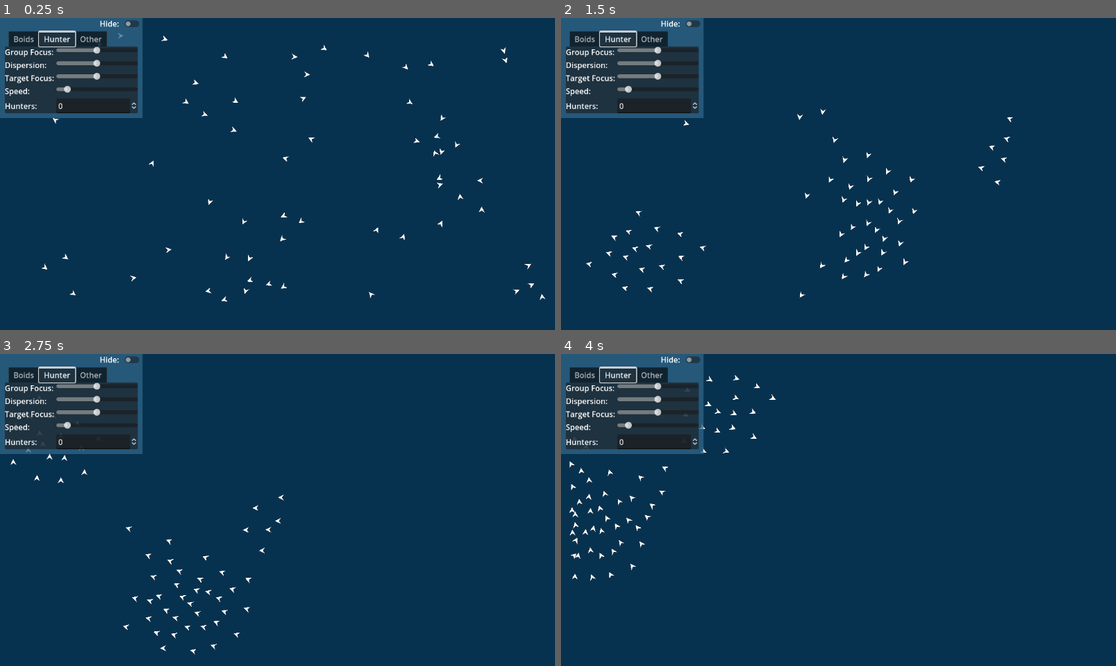
Above: before the commit, frames 1-4 (two rows, left to right).
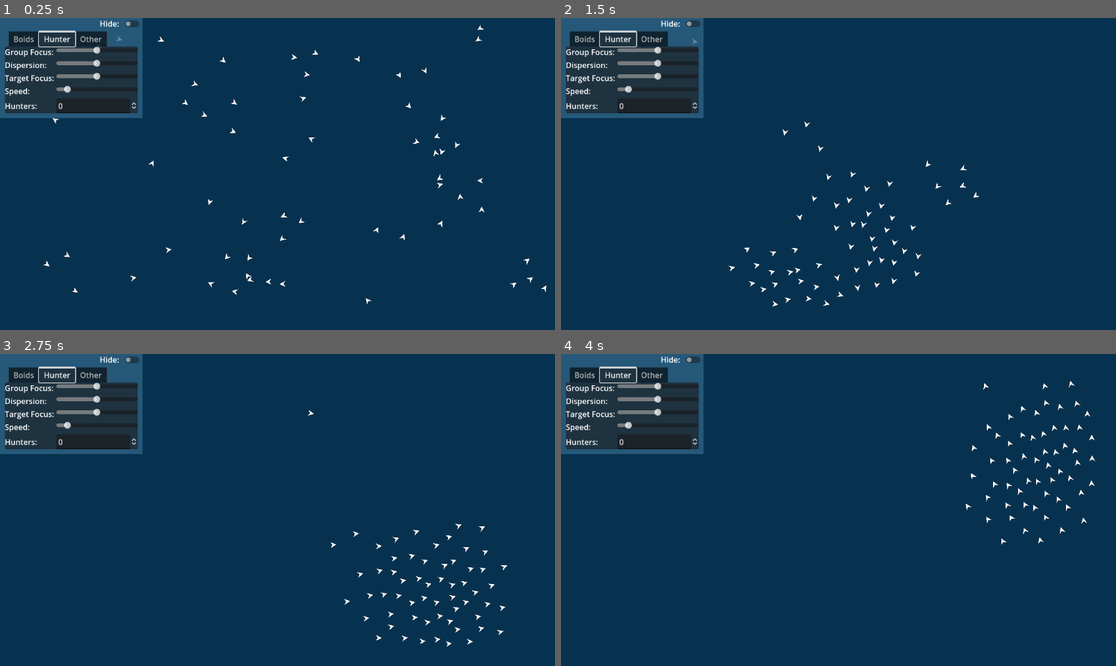
Above: after the commit, the same moments.

Repository: Ultranull/2d_boids
Game: Godot game, scene res://tscn/main.tscn
The game is run twice, just before and just after one commit, with the same random seed, the same clock (stepped at 60 frames per second) and the same inputs.
Inputs (mouse positions are in pixels of both pictures, inside the frame that each line leads up to):
- Up to frame 1 (0.25 s): no input
- Up to frame 2 (1.5 s): move the mouse to (960, 158) at 0.52 s; move the mouse to (727, 189) at 1.27 s
- Up to frame 3 (2.75 s): move the mouse to (333, 441) at 2.02 s
- Up to frame 4 (4 s): move the mouse to (810, 572) at 2.77 s; move the mouse to (1005, 556) at 3.52 s

The runs differ from the first frame. In frame 1, 0.6% of the frame differs, in the area x 7-99%, y 2-92%; in frame 2, 1.2%, in the area x 4-82%, y 6-93%; in frame 3, 1.1%; in frame 4, 1.1%.

Commit message:
handle walls better

Diff:
--- a/src/boid.gd
+++ b/src/boid.gd
@@ -8,6 +8,8 @@
 var hunters_around = []
 
 func _physics_process(_delta):
+	var praySpeedBoost = 0
+
 	# the direction to the average center of the sorounding boids
 	var center = Vector2()
 	# the average direction of the sorounding boids
@@ -55,10 +57,10 @@
 
 	if not Globals.Looped:
 		var distEdge = DistFromEdge()
-		if distEdge > 0 and distEdge < 20:
+		if distEdge > 0 and distEdge < 50:
 			# if the boid is too close to the edge of the screen
 			# add a force pointing into the center of the screen
-			accel += ((get_viewport().get_visible_rect().size/2) - position)
+			accel += ((get_viewport().get_visible_rect().size/2) - position).normalized() * (50/distEdge)
 
 	if Globals.MouseAvoid:
 		if mouse_dist > 0 and mouse_dist < Globals.MouseRadius:
@@ -70,8 +72,12 @@
 			# if the boid is too far away from the mouse include a force to get closer to it
 			accel += position.direction_to(get_global_mouse_position())
 
+	# not adding this in just yet
+	#if len(hunters_around) > 0:
+		#praySpeedBoost = 4
+
 	# add the acceleration to the vecocity, but dont allow the boid to move faster then the speed
-	velocity = (velocity + accel).normalized() * Globals.BoidSpeed
+	velocity = (velocity + accel).normalized() * (Globals.BoidSpeed + praySpeedBoost)
 	rotation = velocity.angle() # rotate the boid so that the sprite matches the direction of motion
 	position += velocity # update the position (dont care about sliding or colliding)
 
--- a/src/hunter.gd
+++ b/src/hunter.gd
@@ -51,10 +51,10 @@
 
 	if not Globals.Looped:
 		var distEdge = DistFromEdge()
-		if distEdge > 0 and distEdge < 20:
-			# if the hunter is too close to the edge of the screen
+		if distEdge > 0 and distEdge < 50:
+			# if the boid is too close to the edge of the screen
 			# add a force pointing into the center of the screen
-			accel += ((get_viewport().get_visible_rect().size/2) - position)
+			accel += ((get_viewport().get_visible_rect().size/2) - position).normalized() * (50/distEdge)
 
 	# add the acceleration to the vecocity, but dont allow the hunter to move faster then the speed
 	velocity = (velocity + accel).normalized() * Globals.HunterSpeed
